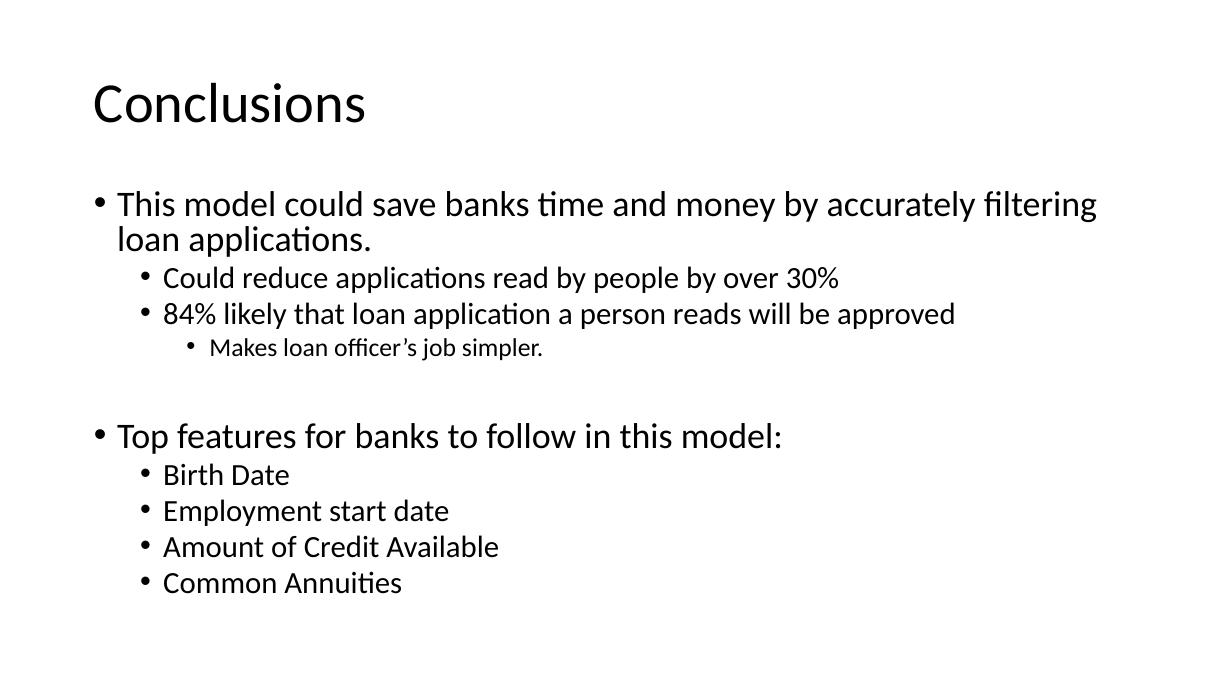
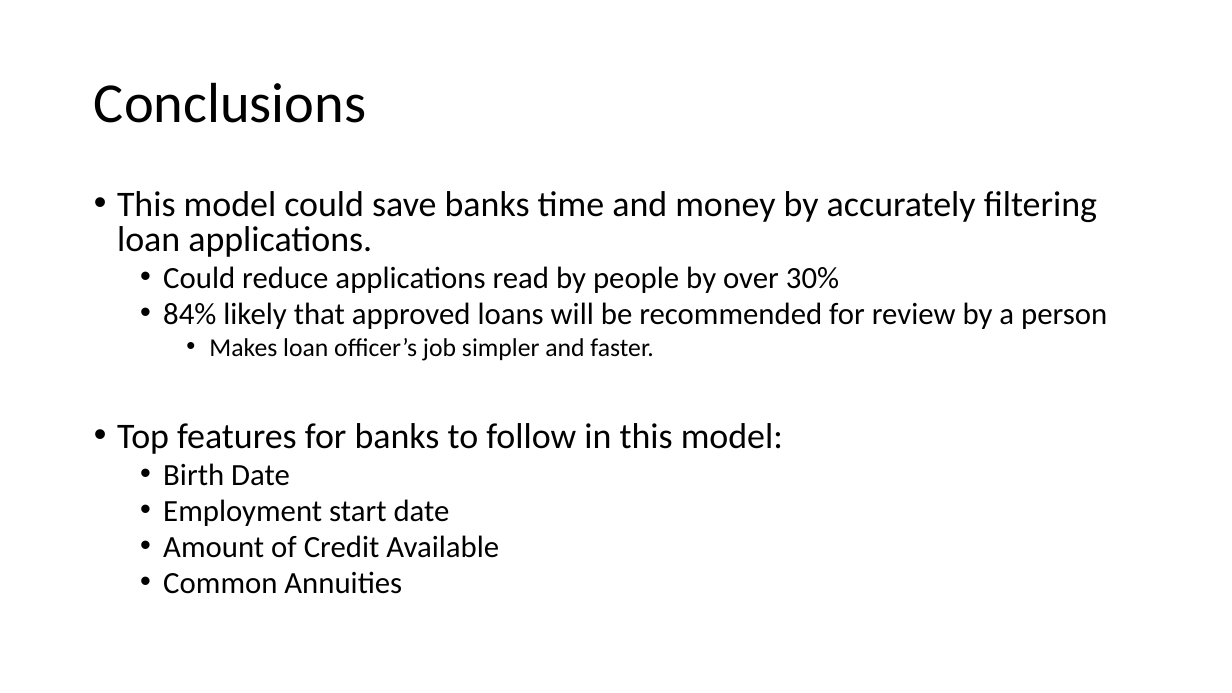
Before and after one commit to jpetoskey/Loan_App_Amended, a slide deck: slide 13 of Loan_App.pptx. Drawn at 1232x693 pixels with LibreOffice and Linux fonts; fonts in the diff are those of the drawing. Boxes give left, top, right and bottom in pixels: in the first picture for what was removed or moved away, otherwise in the second. Text is boxed around its words. In the diff, an @@ line names an element or a change of style, - is before the commit and + after.

```diff
--- a/Loan_App.pptx
+++ b/Loan_App.pptx
@@ text at <box>163,302,1107,361</box>: text changed @@
-  • 84% likely that loan application a person reads will be approved
-    • Makes loan officer’s job simpler.
+  • 84% likely that approved loans will be recommended for review by a person
+    • Makes loan officer’s job simpler and faster.
```
Also in this commit, not shown: 10 other slides changed, 1 other file.
